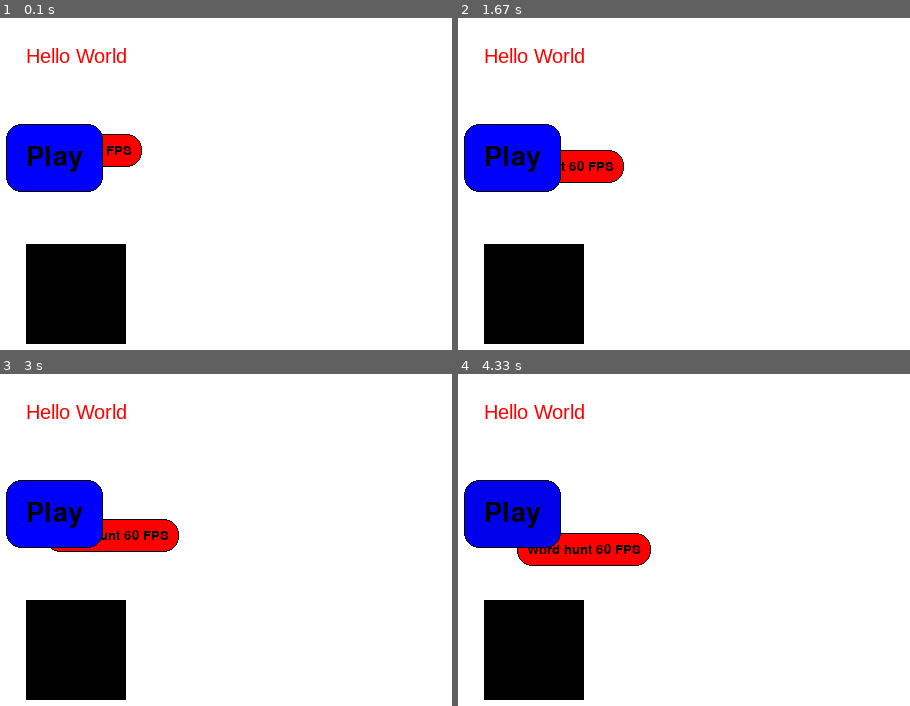
Above: before the commit, frames 1-4 (two rows, left to right).
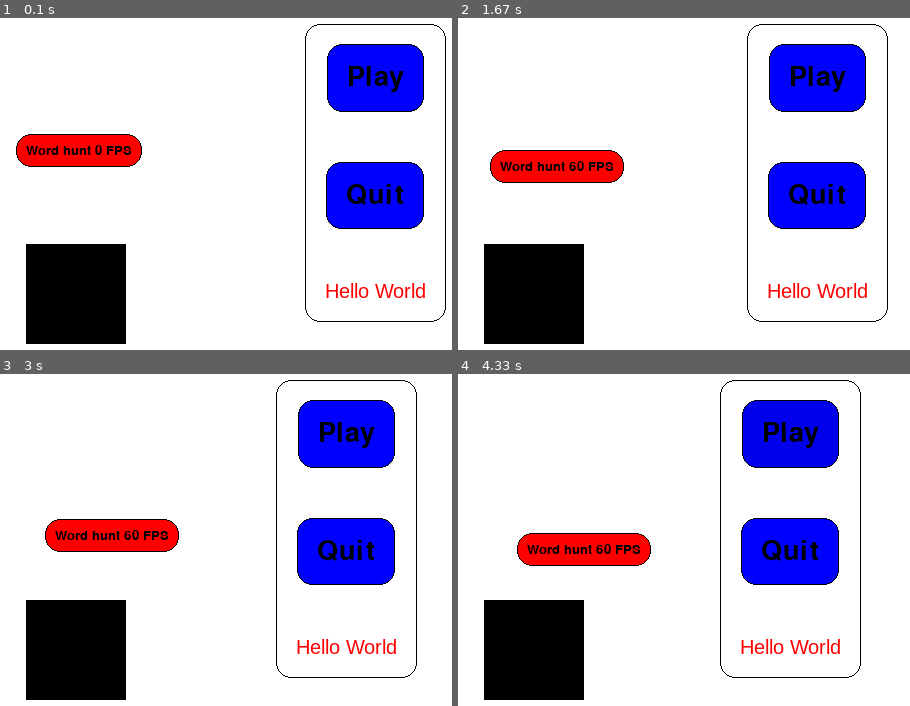
Above: after the commit, the same moments.

Repository: Skullheadx/PygameGUIEngine
Game: pygame game, started from main.py
Two runs of this game, one before a commit and one after it. Both use one fixed random seed, a clock stepped at 60 frames per second and the inputs below.
Inputs (mouse positions are in pixels of both pictures, inside the frame that each line leads up to):
- Up to frame 1 (0.1 s): no input
- Up to frame 2 (1.67 s): click (828, 77) at 0.38 s, where only the run after the commit has a clickable "Play"; click (765, 290) at 0.72 s; click (778, 227) at 1.05 s; click (552, 87) at 1.38 s
- Up to frame 3 (3 s): click (357, 433) at 1.72 s, where only the run after the commit has a clickable "Play"; click (158, 440) at 2.05 s; click "Play" at 2.38 s; click (36, 586) at 2.72 s
- Up to frame 4 (4.33 s): click (846, 420) at 3.05 s; click "Play" at 3.38 s; click (outside the picture) at 3.72 s; click "Play" at 4.05 s

The runs differ from the first frame. In frame 1, 14% of the frame differs, in the area x 1-99%, y 1-92%; in frame 2, 14%; in frame 3, 14%; in frame 4, 14%, in the area x 1-90%, y 1-92%.

Commit message:
Container for label/button/text/rect

Diff:
--- a/container.py
+++ b/container.py
@@ -1,39 +1,99 @@
-import pygame
 from color import Color
 from rectangle import Rectangle
-from text import Text, Label
-from button import Button
 
 
 class Container:
-    def __init__(self, x, y, width, height, background_color=Color.WHITE, border_color=Color.BLACK, border_width=0,
-                 border_radius=0, padding=10):
+    def __init__(self, x, y, background_color=Color.WHITE, border_color=Color.BLACK, border_width=0,
+                 border_radius=0, padding=10, separation_distance=20, centered=False, children=None):
+        if children is None:
+            children = []
         self.x = x
         self.y = y
-        self.width = width
-        self.height = height
+        self.width = 0
+        self.height = 0
         self.background_color = background_color
         self.border_color = border_color
         self.border_width = border_width
         self.border_radius = border_radius
         self.padding = padding
+        self.separation_distance = separation_distance
+        self.centered = centered
 
-        self.children = []
+        self.rect = Rectangle(self.x - self.padding, self.y - self.padding, self.width, self.height,
+                              self.background_color, self.border_color, self.border_width, self.border_radius)
+
+        self.children = children
+        self.set_size()
+        self.update_children_position()
+
+    def get_children(self):
+        return self.children
+
+    def get_child(self, index):
+        return self.children[index]
+
+    def get_child_count(self):
+        return len(self.children)
+
+    def get_child_index(self, child):
+        return self.children.index(child)
+
+    def set_position(self, x, y):
+        self.x = x
+        self.y = y
+        self.rect.set_position(x - self.padding, y - self.padding)
+        self.update_children_position()
+
+    def update_children_position(self):
+        child_y = self.y
+        for i, child in enumerate(self.children):
+            child_position_x = self.x + (self.width - 2 * self.padding - child.get_width()) // 2 if self.centered else self.x
+            child_position_y = child_y
+            if hasattr(child, 'padding'):
+                child_position_x += self.padding
+                child_position_y += self.padding
+
+            child.set_position(child_position_x, child_position_y)
+            child_y += child.get_height() + self.separation_distance
+
+    def update(self):
+        for child in self.children:
+            if hasattr(child, 'update'):
+                child.update()
+
+    def get_width(self):
+        return self.width
+
+    def get_height(self):
+        return self.height
+
+    def move(self, dx, dy):
+        self.x += dx
+        self.y += dy
+        self.rect.move(dx, dy)
+        for child in self.children:
+            child.move(dx, dy)
+
+    def set_size(self):
+        if self.get_child_count() == 0:
+            self.width = 0
+            self.height = 0
+        else:
+            self.width = max([child.get_width() for child in self.children]) + self.padding * 2
+            self.height = sum([child.get_height() for child in self.children]) + self.padding * 2 + (self.get_child_count() - 1) * self.separation_distance
+        self.rect.set_size(self.width, self.height)
 
     def add_child(self, child):
         self.children.append(child)
+        self.set_size()
+        self.update_children_position()
 
     def remove_child(self, child):
         self.children.remove(child)
+        self.set_size()
+        self.update_children_position()
 
     def draw(self, screen):
-        # Draw background
-        pygame.draw.rect(screen, self.background_color, (self.x, self.y, self.width, self.height), 0, self.border_radius)
-
-        # Draw border
-        pygame.draw.rect(screen, self.border_color, (self.x, self.y, self.width, self.height), self.border_width,
-                         self.border_radius)
-
-        # Draw children
+        self.rect.draw(screen)
         for child in self.children:
             child.draw(screen)
--- a/main.py
+++ b/main.py
@@ -3,6 +3,7 @@
 from rectangle import Rectangle
 from text import Text, Label
 from button import Button
+from container import Container
 
 pygame.init()
 
@@ -15,8 +16,12 @@
 a = Text(100, 100, "Hello World", "Arial", 20, color=Color.RED)
 b = Label(100, 200, "Word hunt", "Imprint Shadow", 20, Color.RED, Color.BLACK, Color.BLACK, 1, 15)
 c = Rectangle(100, 300, 100, 100, (255, 0, 0))
-d = Button(100, 200, "Play", "Imprint Shadow", 40, Color.BLUE, Color.BLACK, Color.BLACK, 1, 15, 20, lambda: print("Hello World"))
-
+d = Button(100, 200, "Play", "Imprint Shadow", 40, Color.BLUE, Color.BLACK, Color.BLACK, 1, 15, 20,
+           lambda: print("Hello World"))
+e = Button(100, 300, "Quit", "Imprint Shadow", 40, Color.BLUE, Color.BLACK, Color.BLACK, 1, 15, 20,
+           lambda: print("Goodbye World"))
+f = Container(400, 100, Color.WHITE, Color.BLACK, 1, 15, 20, 50, True, [d, e])
+f.add_child(a)
 is_running = True
 while is_running:
     for event in pygame.event.get():
@@ -34,6 +39,13 @@
     d.update()
     d.draw(screen)
 
+    e.update()
+    e.draw(screen)
+
+    f.update()
+    f.move(delta * -10, 0)
+    f.draw(screen)
+
     pygame.display.update()
     delta = clock.tick(60) / 1000  # Seconds since last frame
 
--- a/rectangle.py
+++ b/rectangle.py
@@ -15,6 +15,12 @@
         self.border_color = border_color
         self.border_width = border_width
         self.border_radius = border_radius
+
+    def get_width(self):
+        return self.width
+
+    def get_height(self):
+        return self.height
 
     def set_position(self, x, y):
         self.x = x
--- a/text.py
+++ b/text.py
@@ -65,6 +65,12 @@
         self.rect = Rectangle(self.x - self.padding, self.y - self.padding, self.width, self.height,
                               self.background_color, self.border_color, self.border_width, self.border_radius)
 
+    def get_width(self):
+        return self.text_surface.get_width() + self.padding * 2
+
+    def get_height(self):
+        return self.text_surface.get_height() + self.padding * 2
+
     def set_position(self, x, y):
         super().set_position(x, y)
         self.rect.set_position(self.x - self.padding, self.y - self.padding)
